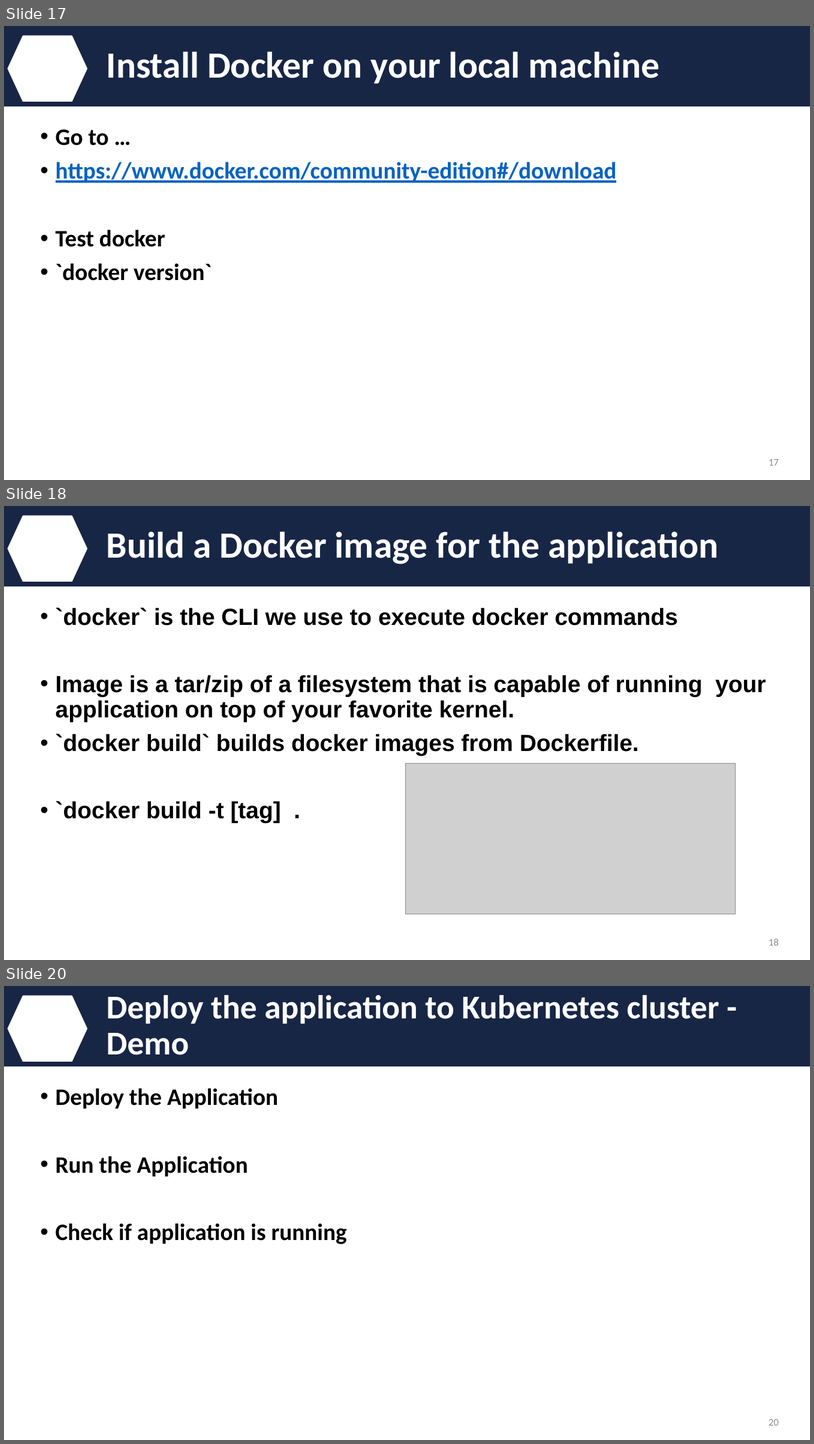
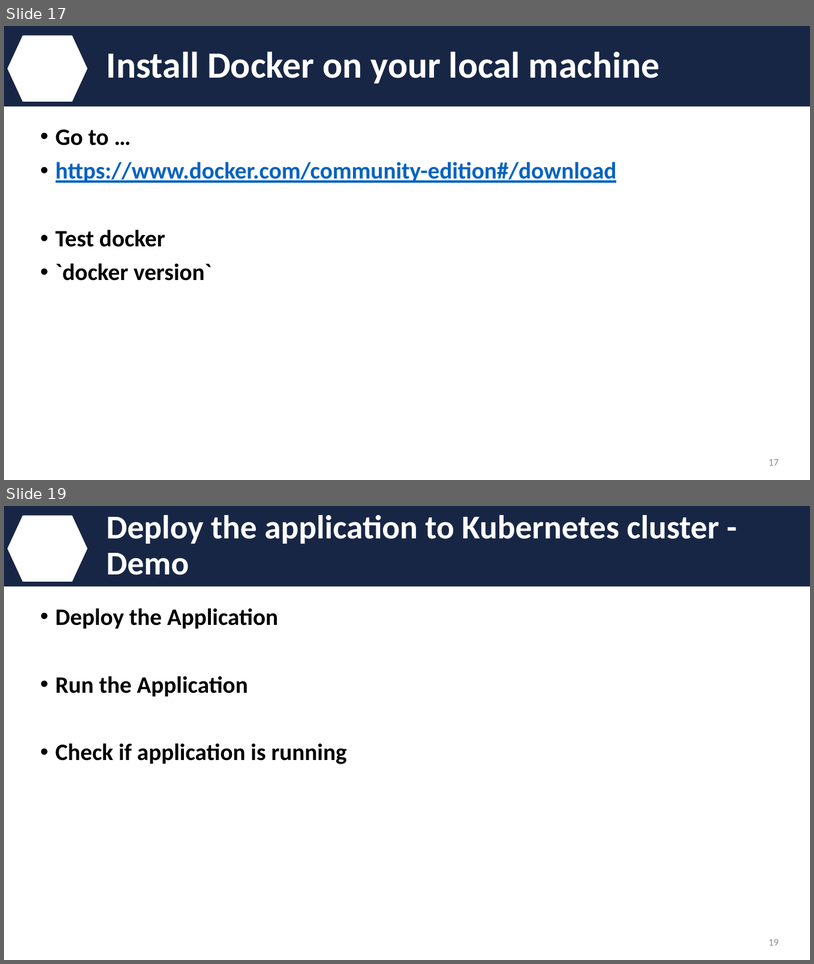
Before and after one commit to IBM/kube101, a slide deck: presentation/meetup.pptx. Shown one above the other, each under a label of ours: slides 17, 18 and 20 before the commit, slides 17 and 19 after it; the slides between them are not shown. The pictures are 814x1444 and 814x964 pixels, drawn with LibreOffice and Linux fonts; fonts in the diff are those of the drawing; grey boxes stand for pictures; background and template pictures are left out. Boxes give left, top, right and bottom in pixels: in the first picture for what was removed or moved away, otherwise in the second. Text is boxed around its words. In the diff, an @@ line names an element or a change of style, - is before the commit and + after.

```diff
--- a/presentation/meetup.pptx
+++ b/presentation/meetup.pptx
@@ slide 18 removed at [4, 506, 810, 960], background #FFFFFF; not listed: 2 template elements that a slide beside it also shows @@
@@ title removed at [107, 531, 719, 564] @@
-Build a Docker image for the application
@@ text removed at [56, 607, 766, 823] @@
-• `docker` is the CLI we use to execute docker commands
-• Image is a tar/zip of a filesystem that is capable of running your application on top of your favorite kernel.
-• `docker build` builds docker images from Dockerfile.
-• `docker build -t [tag] .
@@ picture removed at [405, 763, 735, 914] @@
@@ page number removed at [769, 938, 779, 945] @@
-18
@@ what was slide 20 is now slide 19 @@
@@ page number at [769, 939, 779, 945]: text changed @@
-20
+19
```
Also in this commit, not shown: 2 slides changed, 3 other files.
